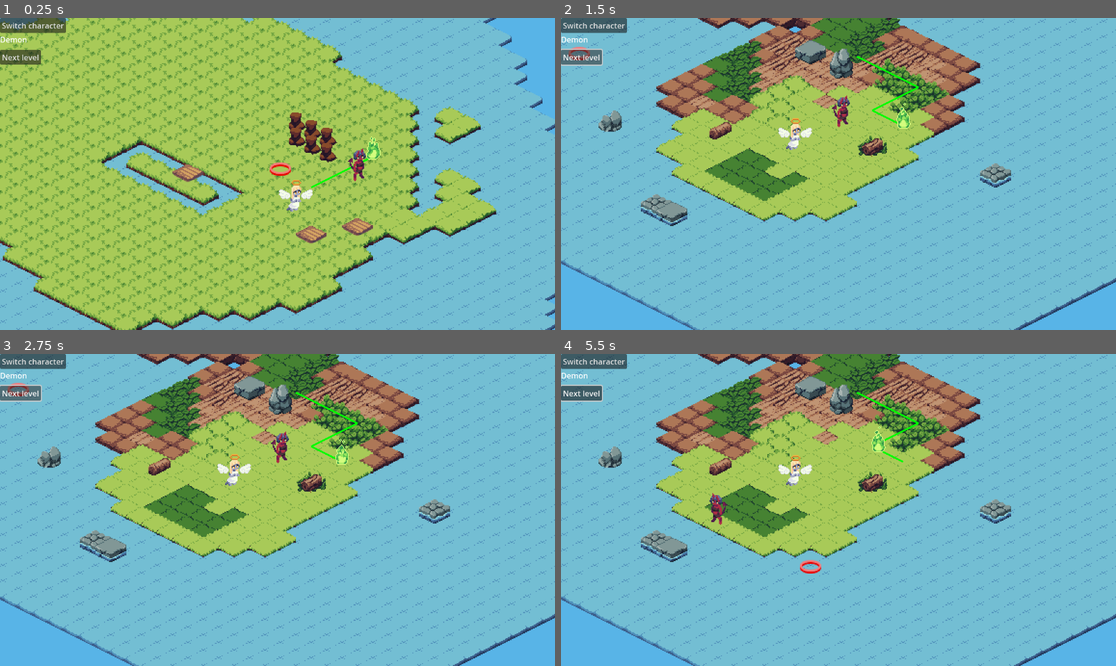
Above: before the commit, frames 1-4 (two rows, left to right).
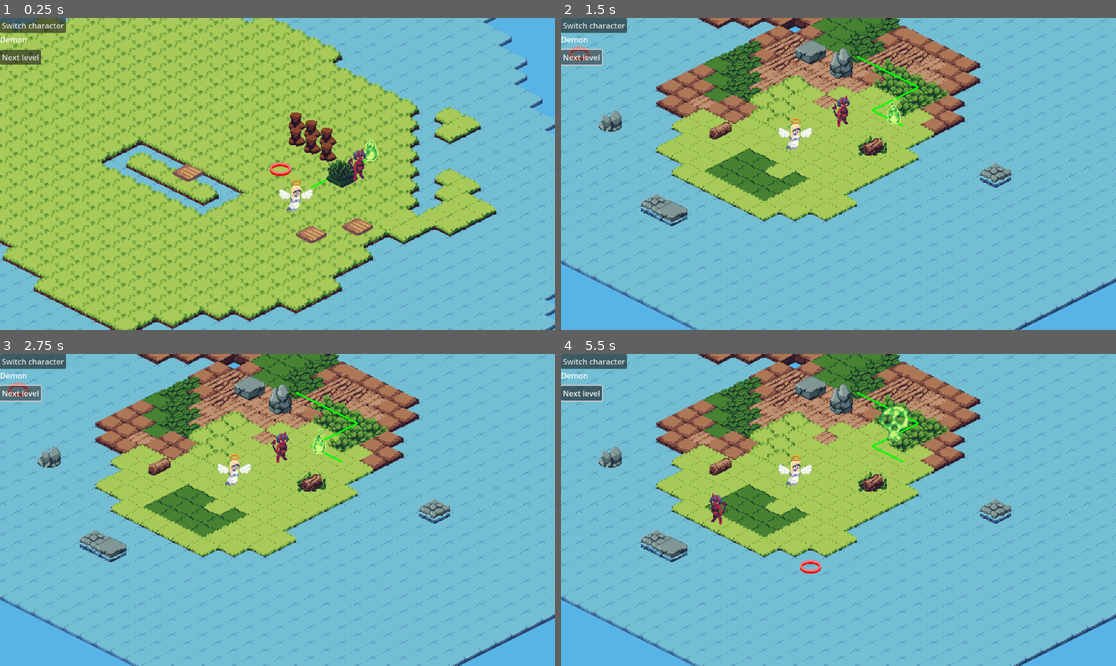
Above: after the commit, the same moments.

Repository: amdevcic/mashup-jam
Game: Godot game, scene res://Scenes/game.tscn
Two runs of this game, one before a commit and one after it. Both use one fixed random seed, a clock stepped at 60 frames per second and the inputs below.
Inputs (mouse positions are in pixels of both pictures, inside the frame that each line leads up to):
- Up to frame 1 (0.25 s): no input
- Up to frame 2 (1.5 s): click "Next level" at 0.5 s; click "Next level" at 1.25 s
- Up to frame 3 (2.75 s): click "Next level" at 2 s
- Up to frame 4 (5.5 s): tap Enter at 2.75 s; move the mouse to (960, 494) at 2.77 s; tap E at 2.85, 4.35 s; click (960, 494) at 2.92 s; move the mouse to (727, 525) at 3.52 s; tap Shift at 3.6, 5.1 s; click (727, 525) at 3.67 s; move the mouse to (894, 441) at 4.27 s; click (894, 441) at 4.42 s; move the mouse to (810, 572) at 5.02 s; click (810, 572) at 5.17 s

The runs differ from the first frame. In frame 1, 0.5% of the frame differs, in the area x 58-69%, y 37-55%; in frame 2, 0.2%; in frame 3, 0.2%; in frame 4, 0.5%.

Commit message:
add soul death animation

Diff:
--- a/Scenes/game.tscn
+++ b/Scenes/game.tscn
@@ -121,6 +121,7 @@
 layout_mode = 2
 text = "next level"
 
+[connection signal="onDeath" from="Soul" to="." method="loseLevel"]
 [connection signal="pressed" from="UI/Button" to="." method="switchCharacter"]
 [connection signal="pressed" from="UI/Button2" to="." method="nextLevel"]
 [connection signal="pressed" from="LoseScreen/VBoxContainer/Button" to="." method="restartCurrentLevel"]
--- a/Scenes/level.tscn
+++ b/Scenes/level.tscn
@@ -20,7 +20,7 @@
 
 [node name="Obstacles" type="TileMapLayer" parent="."]
 y_sort_enabled = true
-tile_map_data = PackedByteArray("AAAHACEAAQADAAUAAAAHACAAAQADAAUAAAAHAB8AAQADAAUAAAAIAB8AAQADAAUAAAAIACAAAQADAAUAAAAIAB4AAQADAAUAAAA=")
+tile_map_data = PackedByteArray("AAAHACEAAQADAAUAAAAHACAAAQADAAUAAAAHAB8AAQADAAUAAAAIAB8AAQADAAUAAAAIACAAAQADAAUAAAAIAB4AAQADAAUAAAAGACMAAQADAAMAAAA=")
 tile_set = ExtResource("2_q0b0g")
 
 [node name="Moveable" type="TileMapLayer" parent="."]
--- a/Scenes/soul.tscn
+++ b/Scenes/soul.tscn
@@ -1,8 +1,69 @@
-[gd_scene load_steps=13 format=3 uid="uid://n1tecw20bkt4"]
+[gd_scene load_steps=29 format=3 uid="uid://n1tecw20bkt4"]
 
 [ext_resource type="Script" path="res://Scripts/soul.gd" id="1_q2boc"]
+[ext_resource type="Texture2D" uid="uid://mvml0056gjy1" path="res://Assets/Sprites/633.png" id="2_cciwa"]
 [ext_resource type="Texture2D" uid="uid://coy1wpu3yduwi" path="res://Assets/Sprites/burning_loop_1.png" id="2_mbjy2"]
 [ext_resource type="Script" path="res://Scripts/tilemap_movement.gd" id="2_mfqgu"]
+
+[sub_resource type="AtlasTexture" id="AtlasTexture_guwgf"]
+atlas = ExtResource("2_cciwa")
+region = Rect2(0, 192, 64, 64)
+
+[sub_resource type="AtlasTexture" id="AtlasTexture_158dw"]
+atlas = ExtResource("2_cciwa")
+region = Rect2(64, 192, 64, 64)
+
+[sub_resource type="AtlasTexture" id="AtlasTexture_le7x0"]
+atlas = ExtResource("2_cciwa")
+region = Rect2(128, 192, 64, 64)
+
+[sub_resource type="AtlasTexture" id="AtlasTexture_7lrng"]
+atlas = ExtResource("2_cciwa")
+region = Rect2(192, 192, 64, 64)
+
+[sub_resource type="AtlasTexture" id="AtlasTexture_qufha"]
+atlas = ExtResource("2_cciwa")
+region = Rect2(256, 192, 64, 64)
+
+[sub_resource type="AtlasTexture" id="AtlasTexture_532bm"]
+atlas = ExtResource("2_cciwa")
+region = Rect2(320, 192, 64, 64)
+
+[sub_resource type="AtlasTexture" id="AtlasTexture_k8vkk"]
+atlas = ExtResource("2_cciwa")
+region = Rect2(384, 192, 64, 64)
+
+[sub_resource type="AtlasTexture" id="AtlasTexture_3os0s"]
+atlas = ExtResource("2_cciwa")
+region = Rect2(448, 192, 64, 64)
+
+[sub_resource type="AtlasTexture" id="AtlasTexture_1g32w"]
+atlas = ExtResource("2_cciwa")
+region = Rect2(512, 192, 64, 64)
+
+[sub_resource type="AtlasTexture" id="AtlasTexture_xuijn"]
+atlas = ExtResource("2_cciwa")
+region = Rect2(576, 192, 64, 64)
+
+[sub_resource type="AtlasTexture" id="AtlasTexture_1omxp"]
+atlas = ExtResource("2_cciwa")
+region = Rect2(640, 192, 64, 64)
+
+[sub_resource type="AtlasTexture" id="AtlasTexture_eqat1"]
+atlas = ExtResource("2_cciwa")
+region = Rect2(704, 192, 64, 64)
+
+[sub_resource type="AtlasTexture" id="AtlasTexture_mb63t"]
+atlas = ExtResource("2_cciwa")
+region = Rect2(768, 192, 64, 64)
+
+[sub_resource type="AtlasTexture" id="AtlasTexture_twuix"]
+atlas = ExtResource("2_cciwa")
+region = Rect2(832, 192, 64, 64)
+
+[sub_resource type="AtlasTexture" id="AtlasTexture_ghkmx"]
+atlas = ExtResource("2_cciwa")
+region = Rect2(896, 192, 64, 64)
 
 [sub_resource type="AtlasTexture" id="AtlasTexture_523qb"]
 atlas = ExtResource("2_mbjy2")
@@ -38,6 +99,56 @@
 
 [sub_resource type="SpriteFrames" id="SpriteFrames_7g4dd"]
 animations = [{
+"frames": [{
+"duration": 1.0,
+"texture": SubResource("AtlasTexture_guwgf")
+}, {
+"duration": 1.0,
+"texture": SubResource("AtlasTexture_158dw")
+}, {
+"duration": 1.0,
+"texture": SubResource("AtlasTexture_le7x0")
+}, {
+"duration": 1.0,
+"texture": SubResource("AtlasTexture_7lrng")
+}, {
+"duration": 1.0,
+"texture": SubResource("AtlasTexture_qufha")
+}, {
+"duration": 1.0,
+"texture": SubResource("AtlasTexture_532bm")
+}, {
+"duration": 1.0,
+"texture": SubResource("AtlasTexture_k8vkk")
+}, {
+"duration": 1.0,
+"texture": SubResource("AtlasTexture_3os0s")
+}, {
+"duration": 1.0,
+"texture": SubResource("AtlasTexture_1g32w")
+}, {
+"duration": 1.0,
+"texture": SubResource("AtlasTexture_xuijn")
+}, {
+"duration": 1.0,
+"texture": SubResource("AtlasTexture_1omxp")
+}, {
+"duration": 1.0,
+"texture": SubResource("AtlasTexture_eqat1")
+}, {
+"duration": 1.0,
+"texture": SubResource("AtlasTexture_mb63t")
+}, {
+"duration": 1.0,
+"texture": SubResource("AtlasTexture_twuix")
+}, {
+"duration": 1.0,
+"texture": SubResource("AtlasTexture_ghkmx")
+}],
+"loop": false,
+"name": &"death",
+"speed": 24.0
+}, {
 "frames": [{
 "duration": 1.0,
 "texture": SubResource("AtlasTexture_523qb")
@@ -76,7 +187,6 @@
 position = Vector2(0, -13)
 sprite_frames = SubResource("SpriteFrames_7g4dd")
 autoplay = "default"
-frame_progress = 0.179313
 
 [node name="TilemapMovementComponent" type="Node" parent="."]
 script = ExtResource("2_mfqgu")
--- a/Scripts/game.gd
+++ b/Scripts/game.gd
@@ -13,6 +13,8 @@
 
 @onready var characterLabel: Label = $"UI/Label"
 var activeCharacterIndex = 0
+
+var gameOver: bool = false
 
 func _ready():
 	loadLevel(currentLevelIndex)
@@ -45,13 +47,14 @@
 
 	soul.initPath(level.soulPosition, level.soulPath, level.ground)
 	soul.beginMoving()
+	gameOver = false
 
 
 
 func _physics_process(_delta):
-	if level.isPositionObstacle(soul.global_position):
-		loseLevel()
-		soul.movement.stop()
+	if !gameOver and level.isPositionObstacle(soul.global_position):
+		soul.startDeath()
+		gameOver = true
 
 func winLevel():
 	if !get_tree().paused:
--- a/Scripts/soul.gd
+++ b/Scripts/soul.gd
@@ -5,8 +5,9 @@
 signal onDeath
 
 func beginMoving():
-	movement.speed = 0.0 #temp
 	movement.start()
+	$Sprite2D.play("default")
+	visible = true
 
 func initPath(startPosition: Vector2i, path: Array[Vector2i], tilemap: TileMapLayer):
 	var newPath: Array[Vector2]
@@ -24,3 +25,12 @@
 			movement.speed = 1
 		elif event.is_released() and event.keycode == KEY_SHIFT:
 			movement.speed = 0.2
+
+func startDeath():
+	movement.stop()
+	$Sprite2D.play("death")
+	$Sprite2D.animation_finished.connect(die, CONNECT_ONE_SHOT)
+
+func die():
+	visible = false
+	emit_signal("onDeath")
Binary file added: Assets/Sprites/633.png
Not shown, added: Assets/Sprites/633.png.import
